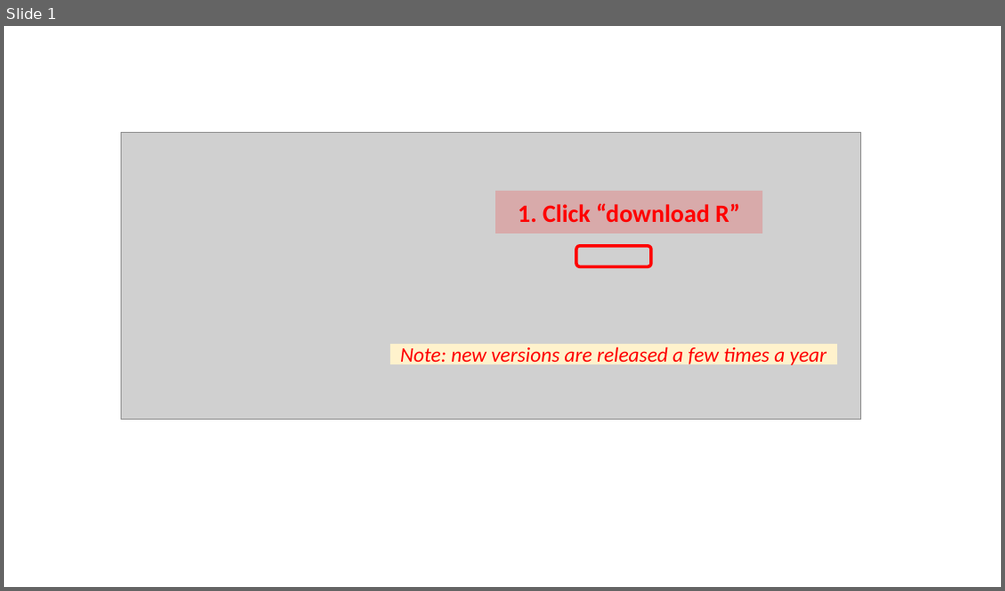
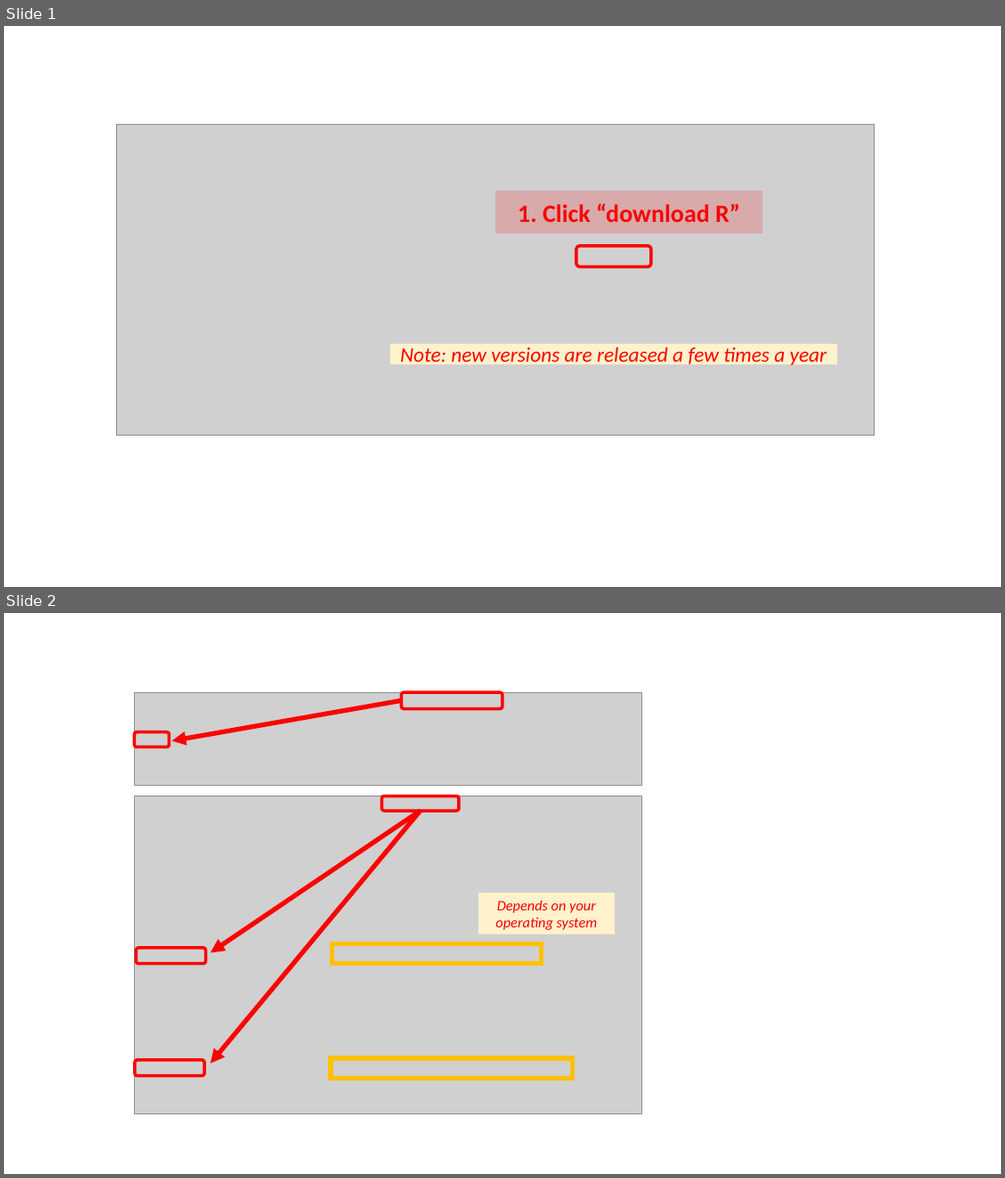
Before and after one commit to CEHS-research/eBook_install, a slide deck: images/image annotations.pptx. Shown one above the other, each under a label of ours: slide 1 before the commit, slides 1 and 2 after it. The pictures are 1005x591 and 1005x1178 pixels, drawn with LibreOffice and Linux fonts; fonts in the diff are those of the drawing; grey boxes stand for pictures. Boxes give left, top, right and bottom in pixels: in the first picture for what was removed or moved away, otherwise in the second. Text is boxed around its words. In the diff, an @@ line names an element or a change of style, - is before the commit and + after.

```diff
--- a/images/image annotations.pptx
+++ b/images/image annotations.pptx
@@ slide 2 added at [4,613,1001,1174], background #FFFFFF @@
@@ picture added at [134,692,641,785] @@
@@ rounded rectangle added at [401,692,502,709], outline #FF0000 3 pt @@
@@ arrow added from (401, 700) to (171, 741), #FF0000 4.5 pt @@
@@ rounded rectangle added at [134,732,169,747], outline #FF0000 3 pt @@
@@ picture added at [135,796,641,1114] @@
@@ rounded rectangle added at [381,796,459,811], outline #FF0000 3 pt @@
@@ arrow added from (421, 811) to (210, 952), #FF0000 4.5 pt @@
@@ arrow added from (421, 811) to (210, 1063), #FF0000 4.5 pt @@
@@ rectangle added at [479,892,615,933], fill #FFF2CC, 14 pt, text #FF0000, italic @@
+Depends on your operating system
@@ rounded rectangle added at [137,948,206,963], outline #FF0000 3 pt @@
@@ rectangle added at [332,943,541,964], outline #FFC000 4.5 pt @@
@@ rounded rectangle added at [135,1060,204,1075], outline #FF0000 3 pt @@
@@ rectangle added at [331,1058,573,1078], outline #FFC000 4.5 pt @@
@@ slide 1 changed as well @@
@@ picture: place and size @@
-picture at [121,132,861,419]
+picture at [117,124,874,435]
```
Also in this commit, not shown: 2 other slides added, 28 other files.
